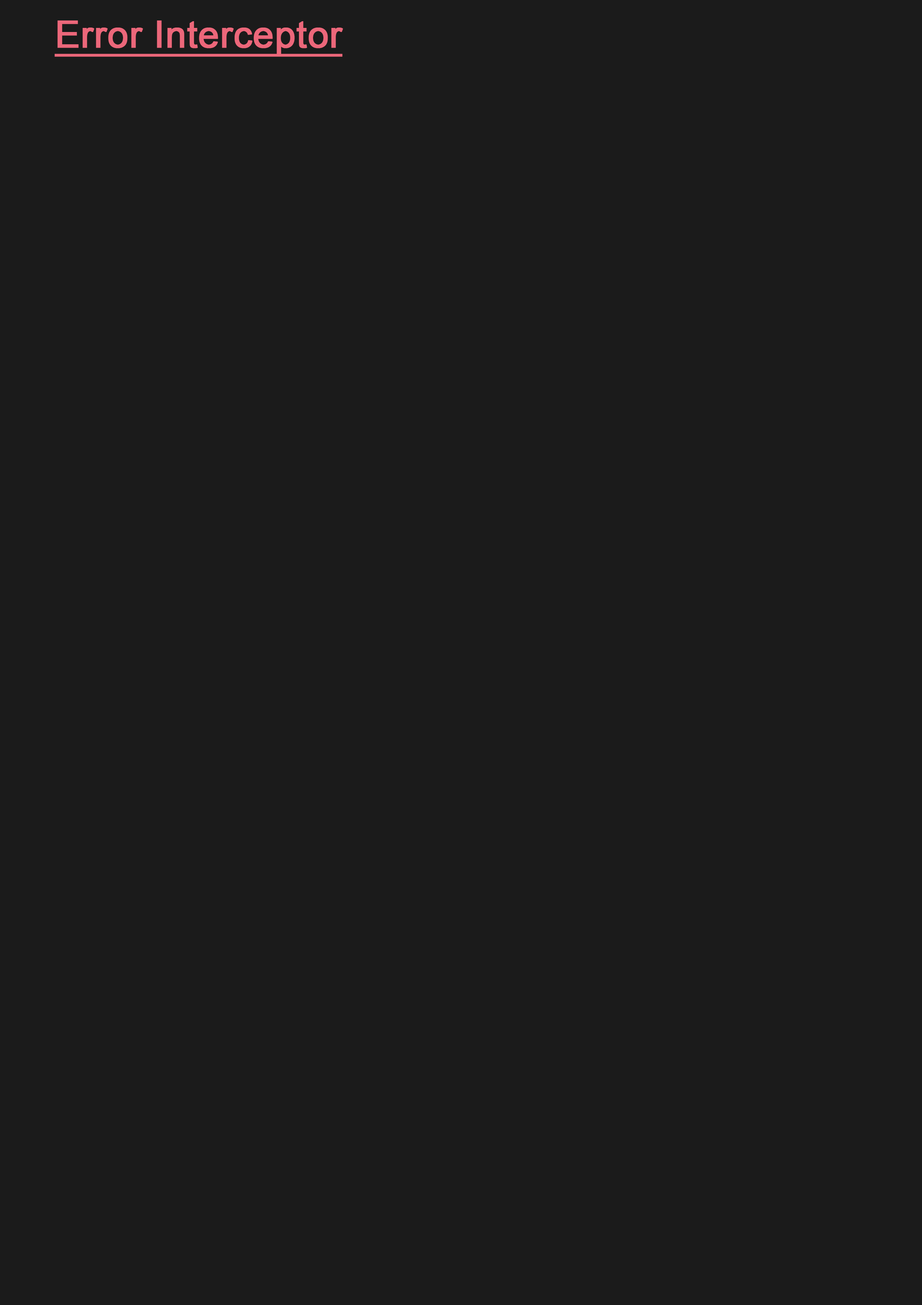
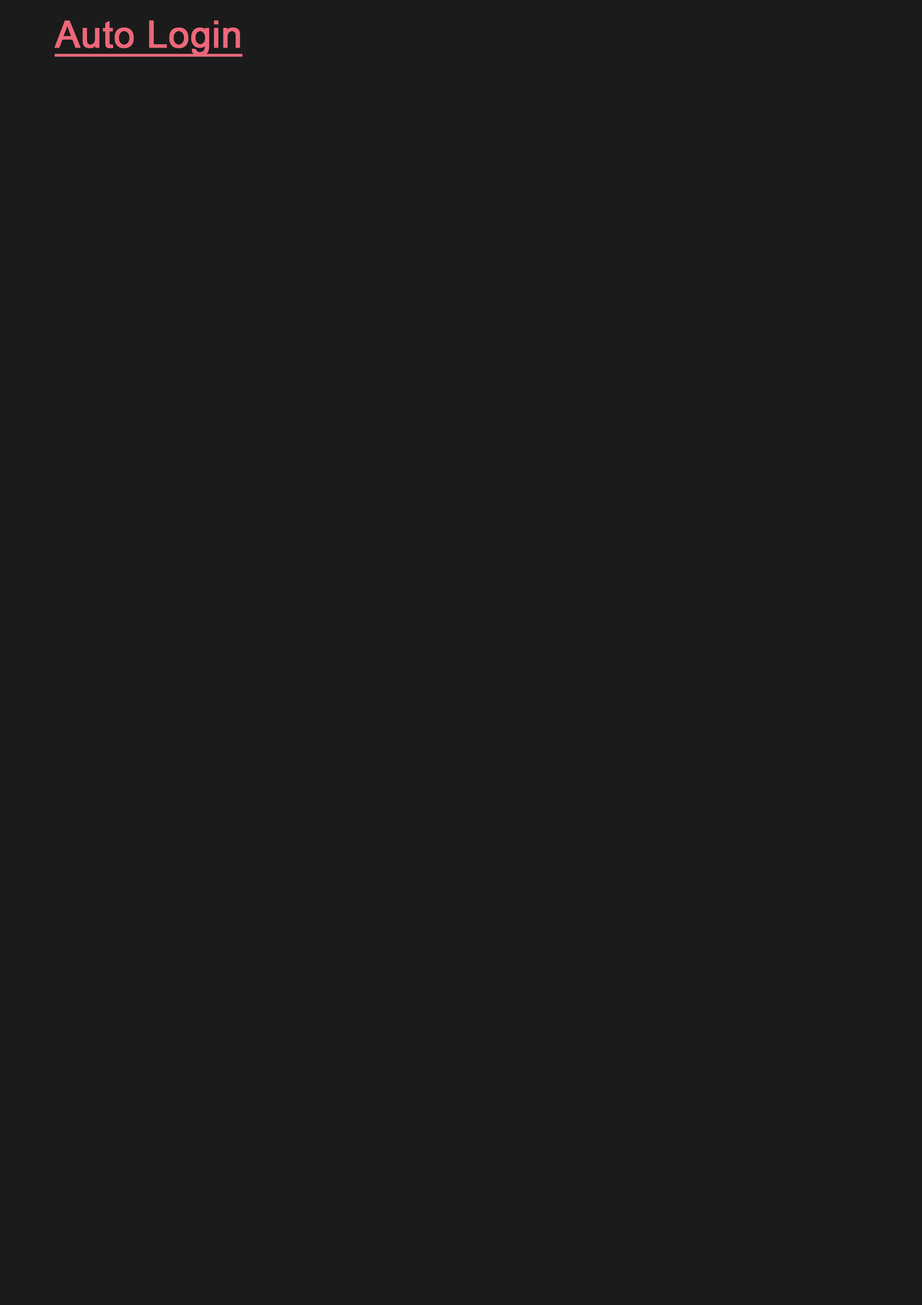
Layered file, before and after one edit (922px x 1305px). Changes by layer:
renamed "Error Interceptor" to "Auto Login", painted on it over [54, 20, 344, 57]
